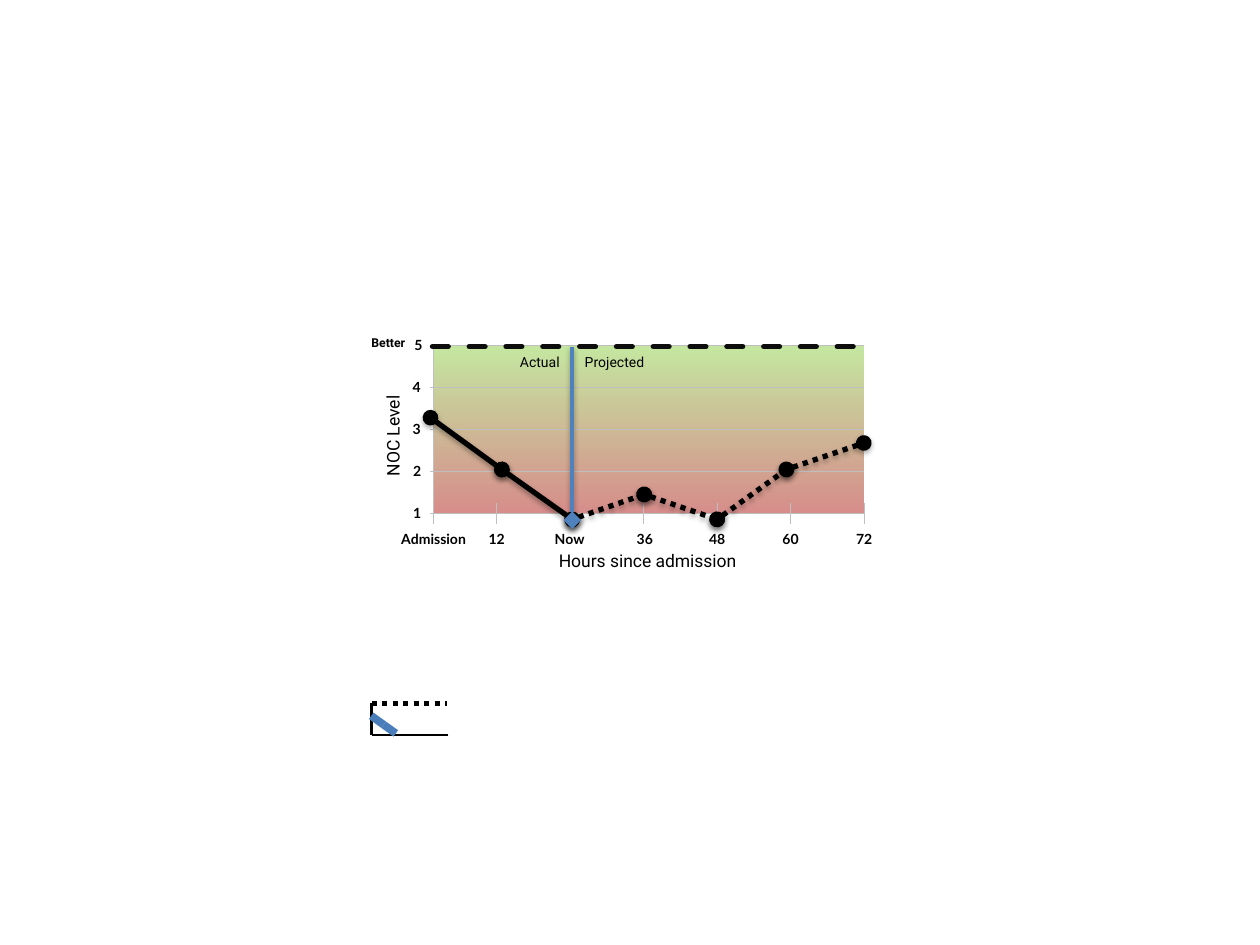
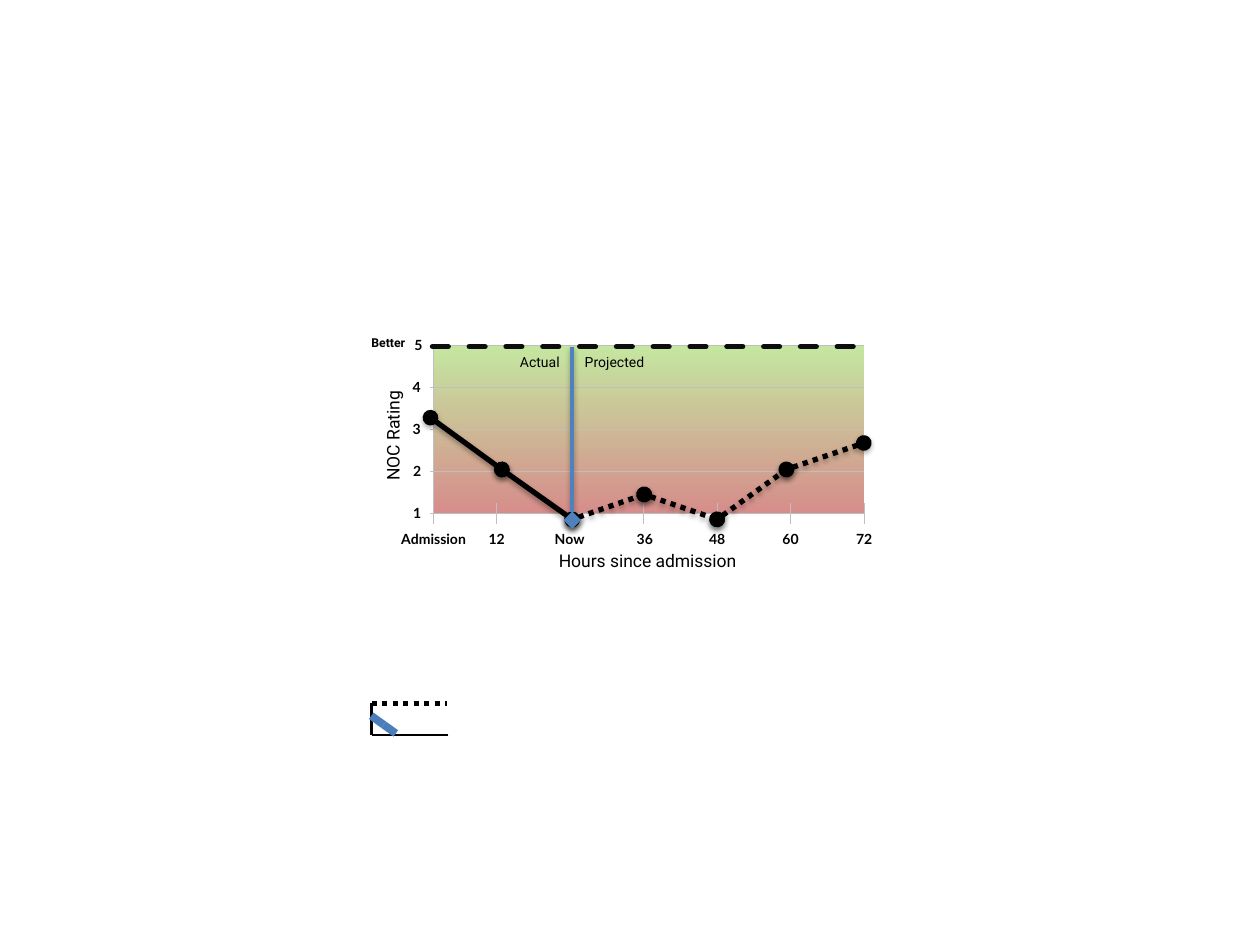
Before and after one commit to kinshukg/febretpository, a slide deck: slide 1 of HANDS/trunk/data/Design.pptx. Drawn at 1260x945 pixels with LibreOffice and Linux fonts; fonts in the diff are those of the drawing. Boxes give left, top, right and bottom in pixels: in the first picture for what was removed or moved away, otherwise in the second. Text is boxed around its words. In the diff, an @@ line names an element or a change of style, - is before the commit and + after.

```diff
--- a/HANDS/trunk/data/Design.pptx
+++ b/HANDS/trunk/data/Design.pptx
@@ text at [381,396,404,479]: text changed @@
-NOC Level
+NOC Rating
```
Also in this commit, not shown: 2 other slides changed, 1 slide added, 39 other files.
